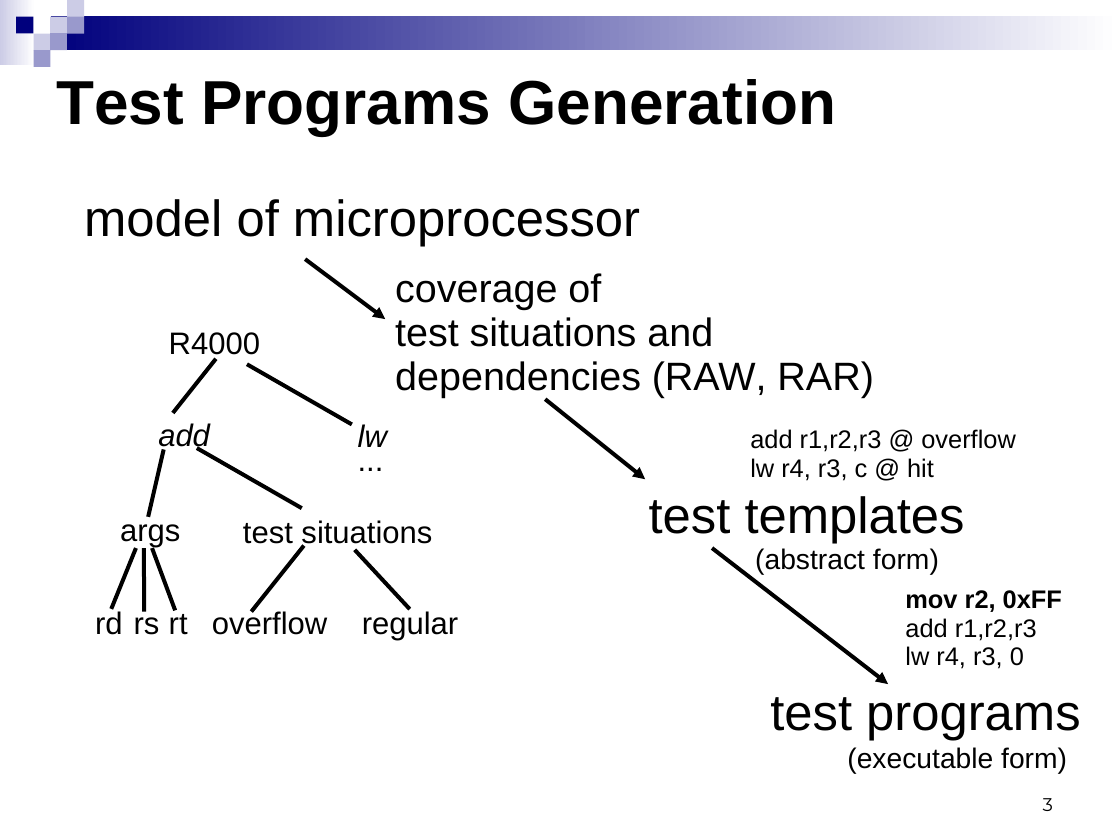
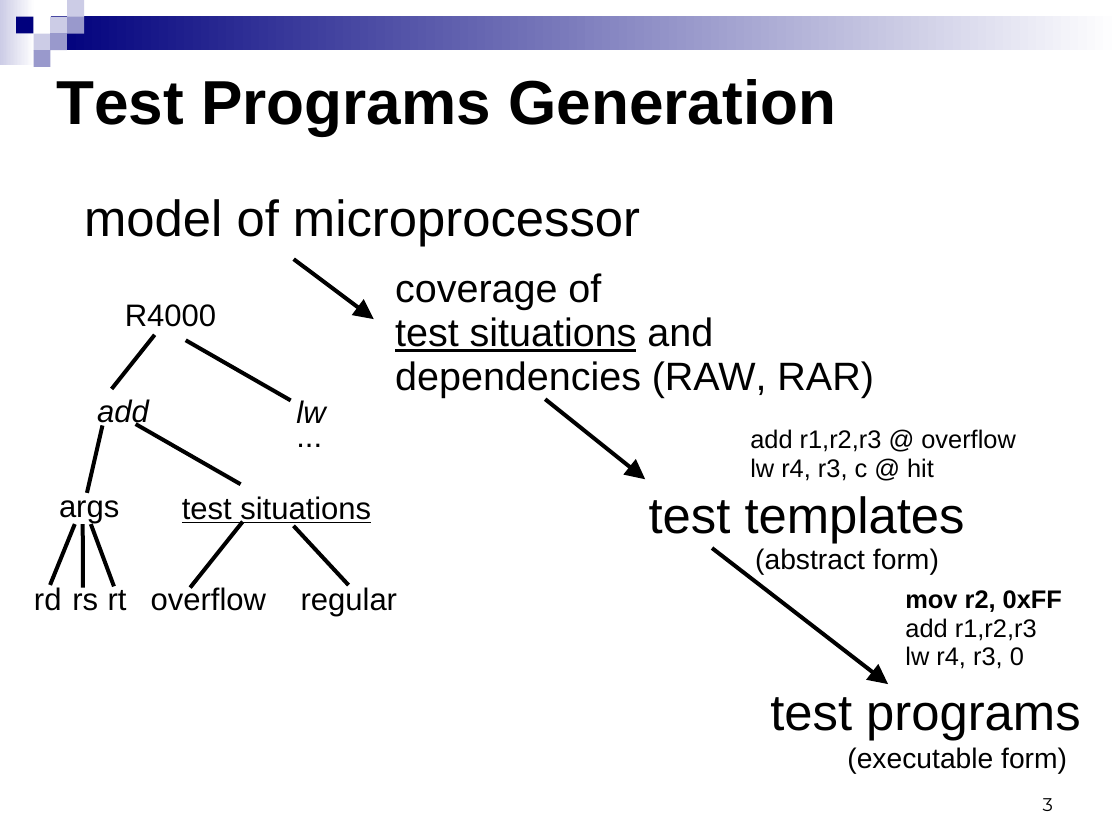
Before and after one commit to kornevgen/tesla-project, a slide deck: slide 3 of papers/unpublished/SummerSchool09/sumsch09-3.ppt. Drawn at 1120x840 pixels with LibreOffice and Linux fonts; fonts in the diff are those of the drawing. Boxes give left, top, right and bottom in pixels: in the first picture for what was removed or moved away, otherwise in the second. Text is boxed around its words. In the diff, an @@ line names an element or a change of style, - is before the commit and + after.

```diff
--- a/papers/unpublished/SummerSchool09/sumsch09-3.ppt
+++ b/papers/unpublished/SummerSchool09/sumsch09-3.ppt
@@ arrow moved from (305, 259) - (385, 319) to (294, 259) - (374, 319) @@
@@ text "R4000" rewrapped from bbox=[169, 332, 260, 360] to bbox=[125, 304, 216, 327] @@
@@ text at bbox=[395, 273, 713, 352]: underline on in "test situations" @@
@@ text "test situations" at bbox=[182, 496, 371, 525]: underline on @@
@@ 10 texts, 9 lines: place and size @@
-10 texts, 9 lines at bbox=[95, 359, 458, 641]
+10 texts, 9 lines at bbox=[34, 335, 397, 617]
```
Also in this commit, not shown: 6 other slides changed.
